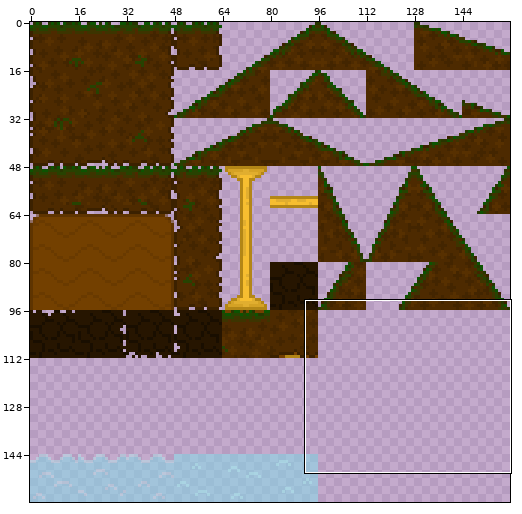
Pixel-art file: res/tileset/3.aseprite. Above: a wide view before the commit, with the close-up outlined.
Close-up. Earlier state:
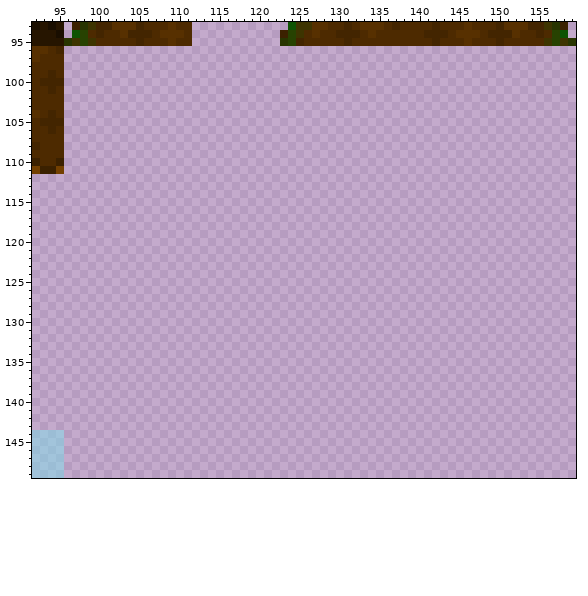
160x160 pixels, 1 frame. Colours within 5 levels of each other are drawn and written as one. Shown: x 92..159, y 93..149.
After the commit:
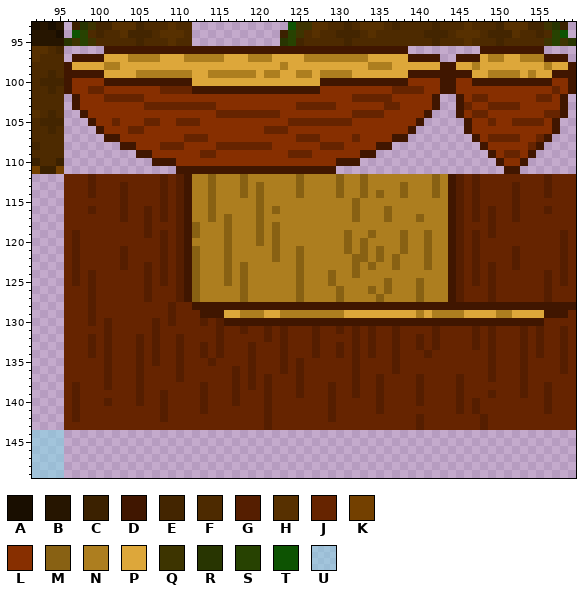
Palette (. is transparent): A #190e00  B #261500  C #3b2100  D #401600  E #432500  F #4d2a00  G #551e00  H #573000  J #662400  K #734000  L #872f00  M #886113  N #ad7e1f  P #dda73a  Q #3d3400  R #283501  S #274201  T #0d5302  U #80deea80
Changes in this commit:
Changed rows in their new state; - is an unchanged pixel.
first column x 96:
 96 -----DDDDDDDDDDDDDDDDDDDDDDDDDDDDDDDDDDDDDD---------DDDDDDDD----
 97 -DDDDPPPNNNNPPPNNNNNPPPNNNPPPPNNNNNNNNPPPPPDDDD--DDDPNNPPNNNDDD-
 98 DPPPPNNPPPPPPPPPPPPPPPPPPPPNPPPPPPPPPPNNNPPPPPPDDPPNPPPPPPPPNPPD
 99 DDDDDPPPPNNNNNNNPPNNNNNNPNNPPNNPNNNNPPPPPPPDDDDDDDDPPNNNNPNPPDDD
100 DLLLLDDDDDDDDDDDPPPPPPPPPPPPPPPPDDDDDDDDDDDLLLLDDLLDDDDDDDDDDLLD
101 DLLJJLLLLLLLJJJJDDDDDDDDDDDDDDDDLLLLLLLLLJJJJLLDDLLLLLLLLLLLLJLD
102 -DLLLJJJJJLLLLLLLLLLLLLLLLLLLLLLLLLLJJJJJLLLLLD--DLJJLLLLLLJJLD-
103 -DLLLLLLLLJJJJJJJJJLLLLLLLLLLJJJJJLLLLLLJJLLLLD--DJLLJJJJLLLLLD-
104 --DLLLLLLLLLLLLLLLLJJJJJJJJLLLLLLLLLJJJJLLLLLD---DLJJLLLLLLLJJD-
105 ---DLLJLLLJJLLJJJLLLLLLLLLLLJJJJJJJJLLLLLLLLD-----DLLJLLJJJJLD--
106 ----DLLLJJLLLLLLLLLLLLLLLJJJLLLLLLLLLLLLLLLD------DLLLLLLLLLLD--
107 -----DDLLLLLLLLJJJLLLLLLLLLLLJJJLLLLJLLLLDD--------DLJJJJLLJD---
108 -------DDLLLJJJLLLLJJJJJJJLLLLLLJJJLLLLDD-----------DLLLLLJD----
109 ---------DDLLLLLLJJLLLLLLLLLJJJLLLLLLDD--------------DLJJLD-----
110 -----------DDDLLLLLLLLLLLLLLLLLLLLDDD-----------------DLLD------
111 --------------DDDDDDDDDDDDDDDDDDDD---------------------DD-------
112 JJJGJJJJJJJJGJGDNNMNNNMNNNNNNMNNNNMNNMNNNNNNNNMNDGJGJJJJJJJJGJJJ
113 JJJGJJJGJJJJGJGDNNMNNNMNMNNNNMNNNNMNNMNNNNMNNNMNDGJGJJJJGJJJGJJJ
114 JJJGJJJGJJJJGJGDNNMNNNMNMNNNNMNNNNMNNMNMNNMNNNMNDGJGJJJJGJJJGJJJ
115 JJJJJJJGJJJJGJGDNNMNNNNNMNNNNNNNNNNNMNNNNNNNNNNNDGJGJJJJGJJJJJJJ
116 JJJGJJJGJJGJGJGDNNMNNNNNMNMNNNNNNNNNMNNNMNNNNNNNDGJGJGJJGJJJGJJJ
117 JJJJJJJGJJGJGJGDNNMNMNNNMNNNNNNNNNNNMNNNMNNNMNNNDGJGJGJJGJJJJJJJ
118 JJJJJJJJJJGJJJGDMNNNMNNNMNMNNNNNNNNNNNNNNNNNNNNNDGJJJGJJJJJJJJJJ
119 JGJJJJJJJJGJGJGDMNNNMNNNMNMNNNNNNNNMNNMNNNMNNMNNDGJGJGJJJJJJJJGJ
120 JGJJJJJJJJJJGJGDNNNNMNNNMNMNNNNNNNNMNMNNNNMNNMNNDGJGJJJJJJJJJJGJ
121 JGJJJJJGJJJJGJGDMNNNMNNNNNMNNMNNNNNMNMNMNNMNNMNNDGJGJJJJGJJJJJGJ
122 JGJJJJJGJJJJGJGDMNNNMNNNNNMNNMNNNNNNMMNMNMNNNMNNDGJGJJJJGJJJJJGJ
123 JGJJJJJGJJGJGJGDMNNNMNMNNNNNNMNNNNNNMNMNNMNNNMNNDGJGJGJJGJJJJJGJ
124 JGJGJJJJJJGJGJGDMNNNMNMNNNNNNMNNNMNNMNNNNNNNNNNNDGJGJGJJJJJJGJGJ
125 JGJGJJJJJJGJGJGDMNNNMNMNNNNNNMNNNMNNNNNNMNNNMNNNDGJGJGJJJJJJGJGJ
126 JJJGJJJJJJGJJJGDMNNNNNMNNNNNNMNNNNMNNNMNMNNNMNNNDGJJJGJJJJJJGJJJ
127 JJJGJJJJJJGJJJGDMNNNNNMNNNNNNMNNNNMNNNNMNNNNMNNNDGJJJGJJJJJJGJJJ
128 JJJGJJJJJJJJJGJJDDDDDDDDDDDDDDDDDDDDDDDDDDDDDDDDDDDDDDDDDDDDDDDD
129 JJJGJJJJJJJJJGJJJDDDPPNNNPPNNNNNNNNPPPPPPPPPNPNNNNPPPPNNPPPPDDDJ
130 JJJGJGJJJJJGJGJJJGJGDDDDDDDDDDDDDDDDDDDDDDDDDDDDDDDDDDDDDDDDJJJJ
131 JJJJJGJJJJJGJJJJJJJGJJGJJGJGJJJGJJGJGJGJJGJJJJGJJJJGJGJJJGJGJJGJ
132 JJJGJGJJJGJGJJGJJJJGJJJJJGJGJJJGJJJJGJGJJGJJGJGJJJJGJGJJJGJGJJGJ
133 JJJGJGJJJGJGJJGJJGJGJJJGJJJGJJJGJJGJGJGJJGJJGJGJJJJGJGJJJGJGJJGJ
134 JJJGJGJJJGJGJJGJJGJGJJJGJJJGJJJGJJGJGJGJJGJJJGJJJJJJJGJJJGJGJJGJ
135 JJJJJGJJJGJGJJGJJJGJJJJGJJJGJGJJJJJJGJJJJGJJJJJJJJJJJGJJJGJJJJGJ
136 JJJJJGJJJGJJJJGJJJJJJGJGJJJGJGJJJJJJGJJJJGJJJJJJJJJJJGJJJGJJJJGJ
137 JJJJJGJJJGJJJJGJJJJJJGJGJGJJJGJJJJJJGJJGJJJJGJJJJGJJJGJJJGJJJJJJ
138 JGJJJGJJJGJJJJJJJGJJJGJGJGJJJGJJJGJJGJJGJJJJGJJJJGJJJJJJJGJJGJJJ
139 JGJJJJJJJGJJGJJJJGJJJGJJJGJJJGJJJGJJGJJGJJJJGJJJJGJJJGJJJGJJGJJJ
140 JGJJJGJJJGJJGJJJJGJJJGJJJGJJJJJJJGJJJJJGJJJJGJJJJGJGJJJJJJJJGJJJ
141 JGJJJJJJJJJJGJJJJGJJJJJJJGJJJJJJJGJJJJJGJJJJJJJJJGJGJJJJJJJJGJJJ
142 JGJJJJJJJJJJGJJJJJJJJJJJJGJJJJJJJGJJJJJJJJJJGJJJJJJJGJJJJJJJJJJJ
143 JJJJJJJJJJJJJJJJJJJJJJJJJGJJJJJJJJJJJJJJJJJJGJJJJJJJGJJJJJJJJJJJ
Pixel boxes of the changes (left, top, right, bottom) in both close-ups:
added: (64, 46, 576, 430)
